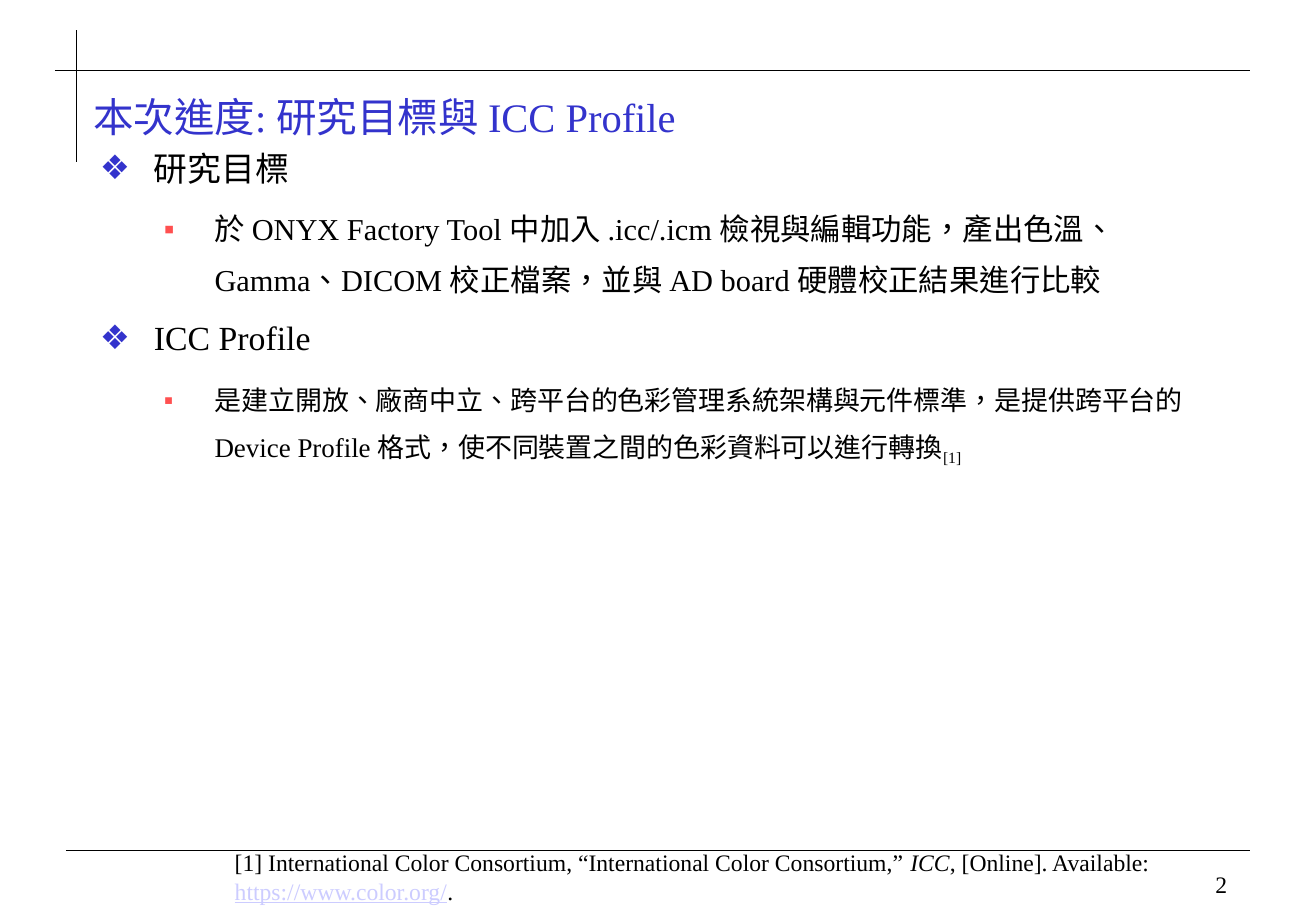
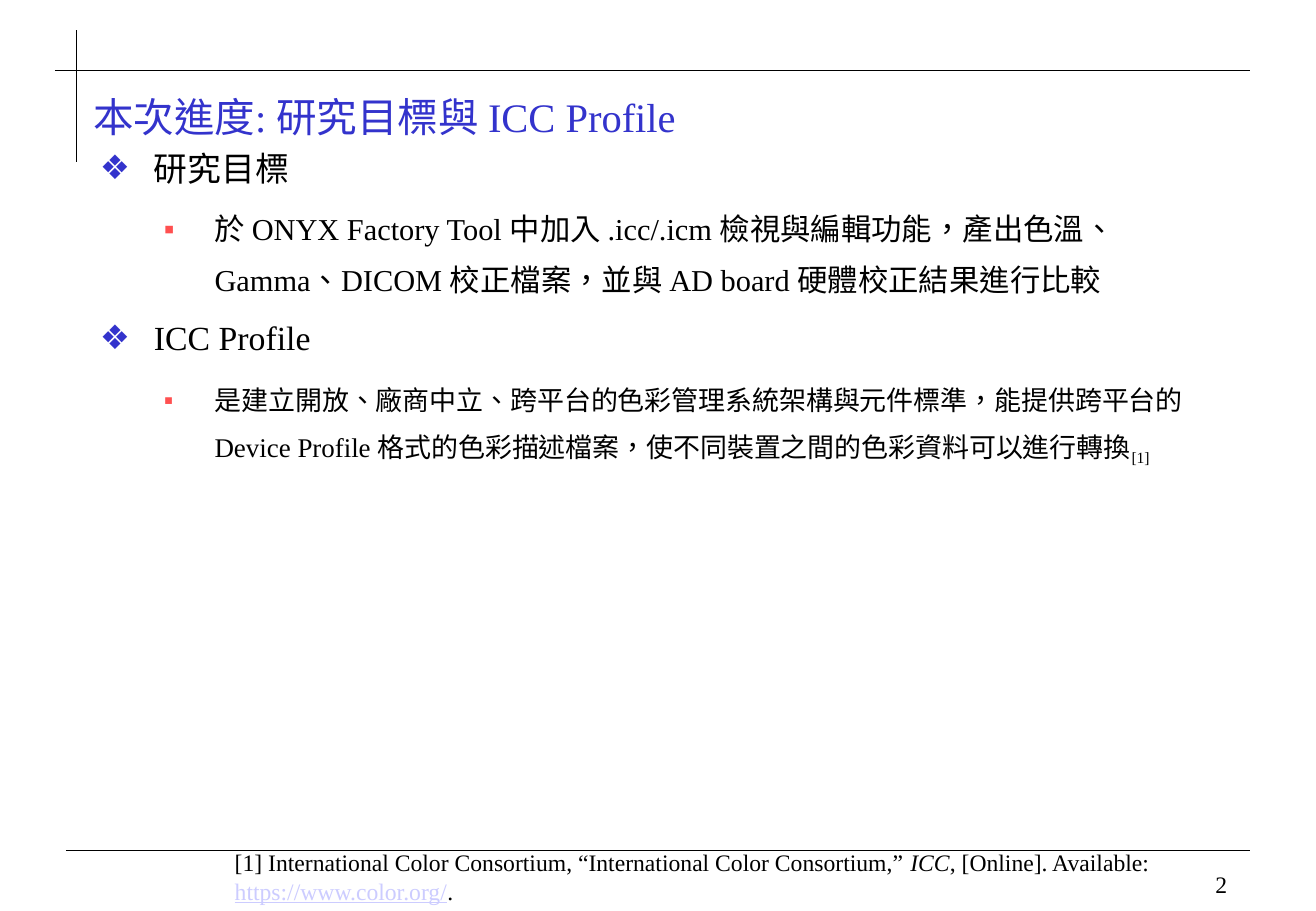
Before and after one commit to 0ilasis0/home, a slide deck: slide 2 of ICCPROFILE_0923.pptx. Drawn at 1316x911 pixels with LibreOffice and Linux fonts; fonts in the diff are those of the drawing; background and template pictures are left out. Boxes give left, top, right and bottom in pixels: in the first picture for what was removed or moved away, otherwise in the second. Text is boxed around its words. In the diff, an @@ line names an element or a change of style, - is before the commit and + after.

Commit message:
09251600

```diff
--- a/ICCPROFILE_0923.pptx
+++ b/ICCPROFILE_0923.pptx
@@ text at [215,387,1183,465]: text changed @@
-  ▪ 是建立開放、廠商中立、跨平台的色彩管理系統架構與元件標準，是提供跨平台的 Device Profile 格式，使不同裝置之間的色彩資料可以進行轉換[1]
+  ▪ 是建立開放、廠商中立、跨平台的色彩管理系統架構與元件標準，能提供跨平台的 Device Profile 格式的色彩描述檔案，使不同裝置之間的色彩資料可以進行轉換[1]
```
Also in this commit, not shown: 3 other slides changed.
